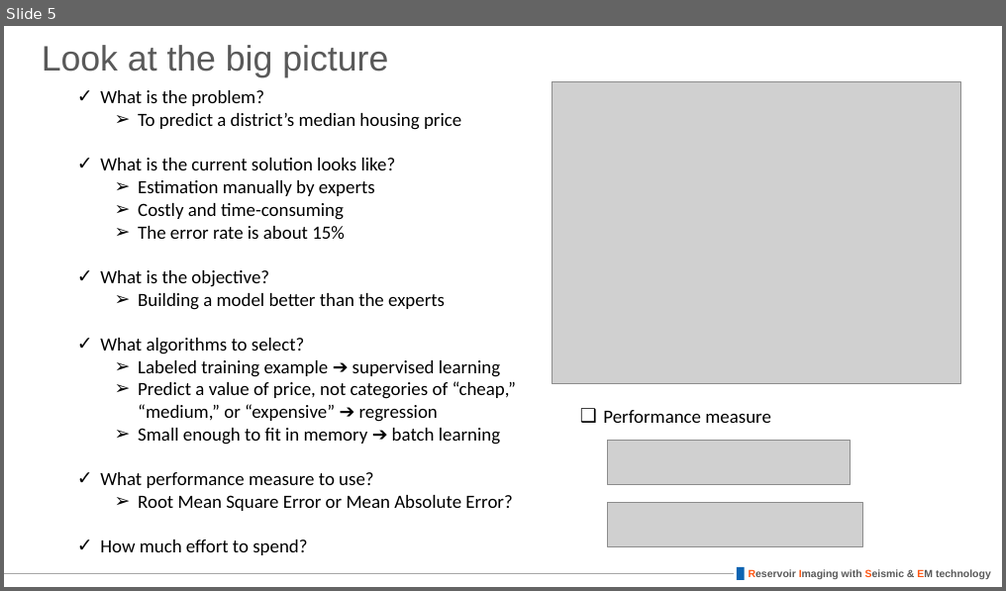
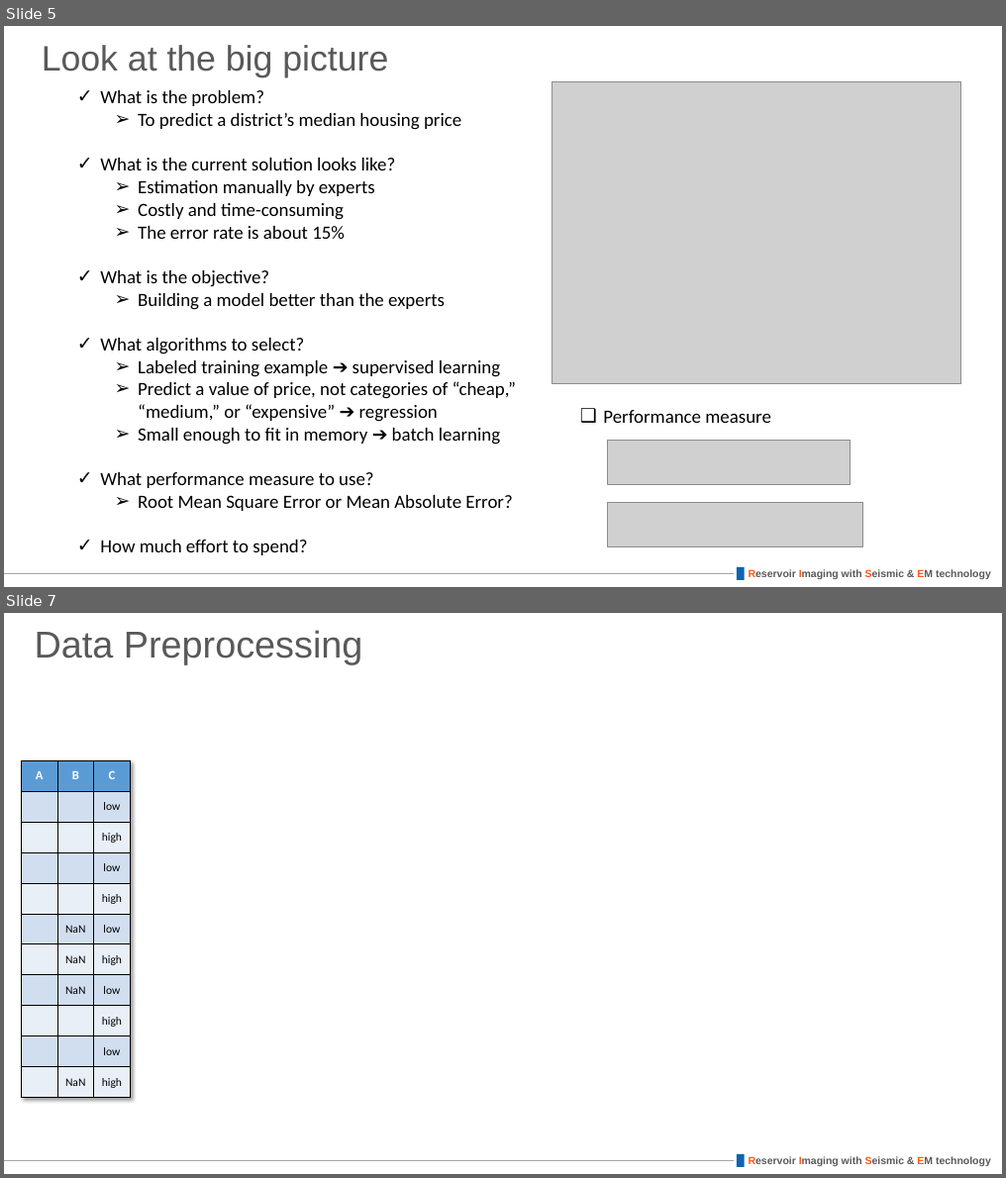
Before and after one commit to duyoon/ml-seminar-spring-2018, a slide deck: 02_end_to_end_machine_learning_project/02_end_to_end_machine_learning_project.pptx. Shown one above the other, each under a label of ours: slide 5 before the commit, slides 5 and 7 after it; the slides between them are not shown. The pictures are 1006x591 and 1006x1178 pixels, drawn with LibreOffice and Linux fonts; fonts in the diff are those of the drawing; grey boxes stand for pictures. Boxes give left, top, right and bottom in pixels: in the first picture for what was removed or moved away, otherwise in the second. Text is boxed around its words. In the diff, an @@ line names an element or a change of style, - is before the commit and + after.

```diff
--- a/02_end_to_end_machine_learning_project/02_end_to_end_machine_learning_project.pptx
+++ b/02_end_to_end_machine_learning_project/02_end_to_end_machine_learning_project.pptx
@@ slide 7 added at [4,613,1002,1174], background #FFFFFF; not listed: 3 template elements that a slide beside it also shows @@
@@ title added at [35,630,363,665], 36 pt, text #595959 @@
+Data Preprocessing
@@ table added at [21,761,129,1097], 11 rows, 3 columns @@
+A | B | C
+ |  | low
+ |  | high
+ |  | low
+ |  | high
+ | NaN | low
+ | NaN | high
+ | NaN | low
+ |  | high
+ |  | low
+ | NaN | high
```
Also in this commit, not shown: 3 slides changed, 7 other slides added.
